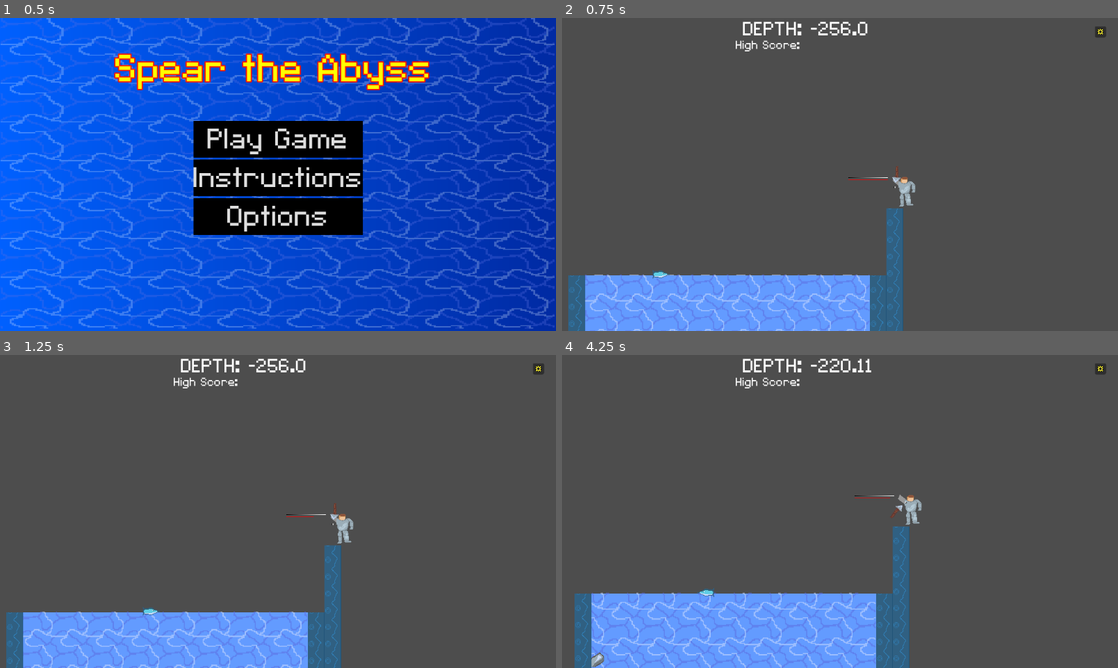
Above: before the commit, frames 1-4 (two rows, left to right).
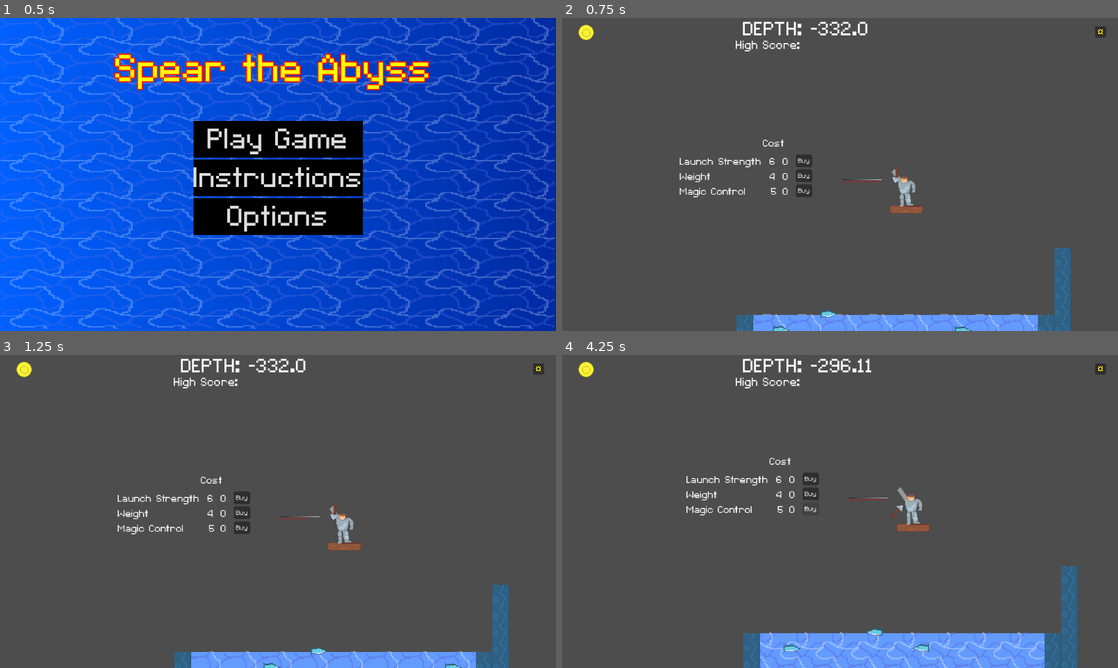
Above: after the commit, the same moments.

Repository: RylanSanders/LudumDare57
Game: Godot game, scene res://UI/MainMenu.tscn
Two runs of this game, one before a commit and one after it. Both use one fixed random seed, a clock stepped at 60 frames per second and the inputs below.
Inputs (mouse positions are in pixels of both pictures, inside the frame that each line leads up to):
- Up to frame 1 (0.5 s): no input
- Up to frame 2 (0.75 s): click "Play Game" at 0.5 s
- Up to frame 3 (1.25 s): no input
- Up to frame 4 (4.25 s): click (806, 498) at 1.25 s, where only the run after the commit has a clickable "Buy"; click (806, 511) at 2 s, where only the run after the commit has a clickable "Buy"; click (806, 527) at 2.75 s, where only the run after the commit has a clickable "Buy"; hold D (right) from 3.53 s (still down); tap Space (launch) at 3.6 s

Frame 1 is identical in both runs. In frame 2, 14% of the frame differs, in the area x 1-92%, y 1-100%; in frame 3, 14%; in frame 4, 18%, in the area x 2-93%, y 2-100%.

Commit message:
Add Shop and Upgrades

Diff:
--- a/Main.tscn
+++ b/Main.tscn
@@ -14,6 +14,10 @@
 [ext_resource type="Script" uid="uid://drp248qd7btqs" path="res://knight_arm.gd" id="10_c6i3y"]
 [ext_resource type="AudioStream" uid="uid://1mkcguaba20d" path="res://sounds/water-[AudioTrimmer.com].mp3" id="11_j4qnp"]
 [ext_resource type="Texture2D" uid="uid://dcv07elj2lfo2" path="res://knight/knight.png" id="12_c2ibq"]
+[ext_resource type="Texture2D" uid="uid://4wddww3wcd4d" path="res://knight/GoldCoin.png" id="13_j4qnp"]
+[ext_resource type="Texture2D" uid="uid://bbfq45cjpoy5k" path="res://knight/Platform.png" id="16_fpfj3"]
+[ext_resource type="Script" uid="uid://dce4uhpowhrek" path="res://shop.gd" id="16_sc1dx"]
+[ext_resource type="PackedScene" uid="uid://8cohpgf4so2m" path="res://Obstacles/Scenes/Fish.tscn" id="18_kjvhd"]
 
 [sub_resource type="Gradient" id="Gradient_fos0i"]
 
@@ -50,18 +54,13 @@
 sources/0 = SubResource("TileSetAtlasSource_3dxm6")
 
 [sub_resource type="RectangleShape2D" id="RectangleShape2D_3dxm6"]
-size = Vector2(326, 12)
+size = Vector2(548, 20)
 
 [sub_resource type="PhysicsMaterial" id="PhysicsMaterial_uu6xs"]
 absorbent = true
 
-[sub_resource type="Gradient" id="Gradient_3dxm6"]
-
-[sub_resource type="GradientTexture1D" id="GradientTexture1D_lgr22"]
-gradient = SubResource("Gradient_3dxm6")
-
 [sub_resource type="CircleShape2D" id="CircleShape2D_3dxm6"]
-radius = 6.0
+radius = 8.0
 
 [node name="GameController" type="Node2D"]
 texture_filter = 1
@@ -70,10 +69,10 @@
 pause_menu = ExtResource("3_5vvyt")
 
 [node name="LaunchStrengthProgressBar" type="TextureProgressBar" parent="."]
-offset_left = 215.0
-offset_top = -251.0
-offset_right = 290.0
-offset_bottom = -245.0
+offset_left = -117.0
+offset_top = -323.0
+offset_right = -42.0
+offset_bottom = -317.0
 value = 90.0
 texture_under = SubResource("GradientTexture1D_3dxm6")
 texture_progress = SubResource("GradientTexture1D_trn2v")
@@ -94,12 +93,12 @@
 [node name="WaterStartArea" type="Area2D" parent="MapController/StartingMap"]
 
 [node name="CollisionShape2D" type="CollisionShape2D" parent="MapController/StartingMap/WaterStartArea"]
-position = Vector2(96, -59)
+position = Vector2(-15, -55)
 shape = SubResource("RectangleShape2D_3dxm6")
 
 [node name="Spear" type="RigidBody2D" parent="."]
 z_index = 3
-position = Vector2(307, -256)
+position = Vector2(-14, -332)
 physics_material_override = SubResource("PhysicsMaterial_uu6xs")
 gravity_scale = 0.1
 center_of_mass_mode = 1
@@ -123,11 +122,6 @@
 [node name="Forward" type="Node2D" parent="Spear"]
 position = Vector2(-3.66, 24.785)
 
-[node name="Sprite2D" type="Sprite2D" parent="Spear/Forward"]
-position = Vector2(-0.340004, -1.785)
-scale = Vector2(0.0117188, 3.215)
-texture = SubResource("GradientTexture1D_lgr22")
-
 [node name="Left" type="Node2D" parent="Spear"]
 position = Vector2(-14.15, 0)
 
@@ -137,7 +131,7 @@
 [node name="SpearTipArea" type="Area2D" parent="Spear"]
 
 [node name="CollisionShape2D" type="CollisionShape2D" parent="Spear/SpearTipArea"]
-position = Vector2(-1, 9)
+position = Vector2(-1, 7)
 shape = SubResource("CircleShape2D_3dxm6")
 
 [node name="Handle" type="Node2D" parent="Spear"]
@@ -181,21 +175,137 @@
 theme_override_font_sizes/font_size = 30
 text = "High Score: "
 
+[node name="Sprite2D" type="Sprite2D" parent="CanvasLayer"]
+position = Vector2(50, 30)
+texture = ExtResource("13_j4qnp")
+
+[node name="GoldLabel" type="Label" parent="CanvasLayer"]
+offset_left = 70.0
+offset_top = 15.0
+offset_right = 125.0
+offset_bottom = 46.0
+theme_override_font_sizes/font_size = 30
+
 [node name="Knight" type="Sprite2D" parent="."]
 z_index = 2
 texture_filter = 1
-position = Vector2(324, -224)
+position = Vector2(3, -300)
 texture = ExtResource("12_c2ibq")
 
 [node name="KnightArm" type="Line2D" parent="."]
 texture_repeat = 2
-position = Vector2(325.122, -223.886)
+position = Vector2(4.12231, -299.886)
 scale = Vector2(0.719424, 0.942857)
 points = PackedVector2Array(-23.53, -23, -6, -8)
 default_color = Color(0.590441, 0.590441, 0.590441, 1)
 texture_mode = 1
 script = ExtResource("10_c6i3y")
-random_offset = Vector2(-340, 230)
+random_offset = Vector2(-20, 290)
+
+[node name="Shop" type="Node2D" parent="."]
+script = ExtResource("16_sc1dx")
+
+[node name="Launch" type="Node2D" parent="Shop"]
+
+[node name="LaunchStrengthButton" type="Button" parent="Shop/Launch"]
+offset_left = -206.0
+offset_top = -370.0
+offset_right = -175.0
+offset_bottom = -346.0
+focus_mode = 0
+text = "Buy"
+
+[node name="Label" type="Label" parent="Shop/Launch"]
+offset_left = -428.0
+offset_top = -368.0
+offset_right = -220.0
+offset_bottom = -336.0
+theme_override_font_sizes/font_size = 24
+text = "Launch Strength  6"
+
+[node name="LaunchValLabel" type="Label" parent="Shop/Launch"]
+offset_left = -231.0
+offset_top = -368.0
+offset_right = -191.0
+offset_bottom = -317.0
+theme_override_font_sizes/font_size = 24
+text = "0
+"
+
+[node name="Weight" type="Node2D" parent="Shop"]
+position = Vector2(0, 28.675)
+
+[node name="WeightButton" type="Button" parent="Shop/Weight"]
+offset_left = -206.0
+offset_top = -370.0
+offset_right = -175.0
+offset_bottom = -346.0
+focus_mode = 0
+text = "Buy"
+
+[node name="Label" type="Label" parent="Shop/Weight"]
+offset_left = -428.0
+offset_top = -368.0
+offset_right = -220.0
+offset_bottom = -336.0
+theme_override_font_sizes/font_size = 24
+text = "Weight              4"
+
+[node name="WeightValLabel" type="Label" parent="Shop/Weight"]
+offset_left = -231.0
+offset_top = -368.0
+offset_right = -191.0
+offset_bottom = -317.0
+theme_override_font_sizes/font_size = 24
+text = "0
+"
+
+[node name="Magic" type="Node2D" parent="Shop"]
+position = Vector2(0, 57.43)
+
+[node name="MagicButton" type="Button" parent="Shop/Magic"]
+offset_left = -206.0
+offset_top = -370.0
+offset_right = -175.0
+offset_bottom = -346.0
+focus_mode = 0
+text = "Buy"
+
+[node name="Label" type="Label" parent="Shop/Magic"]
+offset_left = -428.0
+offset_top = -368.0
+offset_right = -220.0
+offset_bottom = -336.0
+theme_override_font_sizes/font_size = 24
+text = "Magic Control      5"
+
+[node name="MagicValLabel" type="Label" parent="Shop/Magic"]
+offset_left = -231.0
+offset_top = -368.0
+offset_right = -191.0
+offset_bottom = -317.0
+theme_override_font_sizes/font_size = 24
+text = "0
+"
+
+[node name="CostLabel" type="Label" parent="Shop"]
+offset_left = -269.0
+offset_top = -403.0
+offset_right = -228.0
+offset_bottom = -352.0
+theme_override_font_sizes/font_size = 24
+text = "Cost
+"
+
+[node name="Platform" type="Sprite2D" parent="."]
+position = Vector2(5, -265)
+texture = ExtResource("16_fpfj3")
+
+[node name="Fish" parent="." instance=ExtResource("18_kjvhd")]
+position = Vector2(-267, -33)
 
 [connection signal="area_entered" from="Spear/SpearTipArea" to="Spear" method="_on_spear_tip_area_area_entered"]
 [connection signal="pressed" from="CanvasLayer/PauseButton" to="." method="_on_pause_button_pressed"]
+[connection signal="pressed" from="Shop/Launch/LaunchStrengthButton" to="Shop" method="_on_launch_strength_button_pressed"]
+[connection signal="pressed" from="Shop/Weight/WeightButton" to="Shop" method="_on_weight_button_pressed"]
+[connection signal="pressed" from="Shop/Magic/MagicButton" to="Shop" method="_on_magic_button_pressed"]
--- a/MapSection1.tscn
+++ b/MapSection1.tscn
@@ -40,6 +40,7 @@
 
 [node name="MapSection1" type="Node2D"]
 script = ExtResource("1_i03o3")
+fish_prob = 0.3
 fish_scn = ExtResource("2_d87u3")
 plank_scn = ExtResource("3_xkiw8")
 seaweed_scn = ExtResource("4_2n71d")
--- a/Obstacles/Scenes/Fish.tscn
+++ b/Obstacles/Scenes/Fish.tscn
@@ -9,6 +9,7 @@
 
 [node name="Fish" type="Area2D"]
 script = ExtResource("1_5uvof")
+gold_value = 2
 
 [node name="CollisionShape2D" type="CollisionShape2D" parent="."]
 position = Vector2(0, -2)
--- a/Obstacles/Scenes/fish.gd
+++ b/Obstacles/Scenes/fish.gd
@@ -14,3 +14,8 @@
 func _on_body_entered(body: Node2D) -> void:
 	is_going_right = not is_going_right
 	sprite.flip_h= not is_going_right
+
+func _on_obstacle_entered(area: Area2D) -> void:
+	super._on_obstacle_entered(area)
+	if area.name =="SpearTipArea":
+		queue_free()
--- a/Obstacles/obstacle_base.gd
+++ b/Obstacles/obstacle_base.gd
@@ -2,9 +2,11 @@
 
 class_name obstacle_base
 @export var durability:float = 10
+@export var gold_value:int = 0
 
 func _on_obstacle_entered(area: Area2D) -> void:
 	if area.name == "SpearTipArea":
 		var params:obstacle_params  = obstacle_params.new()
 		params.durability = durability
+		params.gold_value = gold_value
 		area.get_parent().hit_obstacle(params)
--- a/Obstacles/obstacle_params.gd
+++ b/Obstacles/obstacle_params.gd
@@ -2,3 +2,4 @@
 class_name obstacle_params
 
 var durability:float
+var gold_value: int = 0
--- a/UI/DeathMenu.tscn
+++ b/UI/DeathMenu.tscn
@@ -14,7 +14,7 @@
 offset_top = 4.0
 offset_right = 168.0
 offset_bottom = 58.0
-text = "You failed to kill the lord of the depths!"
+text = "That's as deep as you'll go!"
 horizontal_alignment = 1
 autowrap_mode = 2
 
--- a/game_controller.gd
+++ b/game_controller.gd
@@ -1,18 +1,24 @@
 extends Node2D
+
+class_name game_controller
 
 @export var death_menu:PackedScene
 @export var pause_menu:PackedScene
 @onready var spear:Node2D = get_node("Spear")
 @onready var depth_label:Label = get_node("CanvasLayer/DepthLabel")
 @onready var high_score_label: Label = get_node("CanvasLayer/HighScoreLabel")
+@onready var gold_label: Label = get_node("CanvasLayer/GoldLabel")
 
 var DEPTH_LABEL := "DEPTH: "
 var HIGH_SCORE_LABEL := "HIGH SCORE: "
 var HIGH_SCORE_VAR := "high_score"
 var SCORES_SECTION_VAR := "scores"
+var GOLD_VAR := "gold"
+var GOLD_SECTION_VAR := "currency"
 var cnf_path:= "user://scores.ini"
 var current_high_score:=0.0
 var last_high_score:=0.0
+var current_gold := 0
 
 var last_pause_menu: PopupMenu
 
@@ -20,6 +26,7 @@
 	get_tree().paused=true
 	var new_death_menu :PopupMenu = death_menu.instantiate()
 	record_high_score()
+	record_gold()
 	new_death_menu.GameController=self
 	add_child(new_death_menu)
 
@@ -32,9 +39,14 @@
 		conf.set_value(SCORES_SECTION_VAR,HIGH_SCORE_VAR, current_high_score)
 		var error := conf.save(cnf_path)
 
+func record_gold() -> void:
+	var conf := ConfigFile.new()
+	conf.set_value(GOLD_SECTION_VAR,GOLD_VAR, current_gold)
+	var error := conf.save(cnf_path)
 
 func _ready() -> void:
 	get_saved_high_score()
+	get_saved_gold()
 
 func get_saved_high_score():
 	var conf := ConfigFile.new()
@@ -45,6 +57,15 @@
 		current_high_score = last_high_score
 		high_score_label.text = HIGH_SCORE_LABEL + str(current_high_score)
 
+func get_saved_gold():
+	var conf := ConfigFile.new()
+
+	var error := conf.load(cnf_path)
+	if error==OK:
+		var saved_gold = conf.get_value(GOLD_SECTION_VAR,GOLD_VAR,0  )
+		current_gold = saved_gold
+		gold_label.text =  str(saved_gold)
+
 func retry()  -> void:
 	get_tree().paused=false
 	get_tree().reload_current_scene()
@@ -52,6 +73,7 @@
 
 
 func main_menu()  -> void:
+	record_gold()
 	get_tree().paused=false
 	get_tree().change_scene_to_file("res://UI/MainMenu.tscn")
 
@@ -76,3 +98,16 @@
 	add_child(last_pause_menu)
 
 	last_pause_menu.popup_centered()
+
+func add_gold(num: int):
+	current_gold += num
+	if gold_label != null:
+		gold_label.text = str(current_gold)
+
+func remove_gold(num:int):
+	current_gold -= num
+	gold_label.text = str(current_gold)
+
+
+func _on_magic_button_pressed() -> void:
+	pass # Replace with function body.
--- /dev/null
+++ b/shop.gd
@@ -0,0 +1,72 @@
+extends Node2D
+
+class_name shop
+var UPGRADES_SECTION := "upgrades"
+var LAUNCH_VAR := "launch"
+var WEIGHT_VAR := "weight"
+var MAGIC_VAR := "magic"
+var cnf_path:= "user://upgrades.ini"
+
+@onready var GameController:game_controller = get_node("..")
+
+var launch := 0
+var launch_cost := 6
+var weight := 0
+var weight_cost := 4
+var magic := 0
+var magic_cost := 5
+@onready var LaunchVal: Label = get_node("Launch/LaunchValLabel")
+@onready var WeightVal: Label = get_node("Weight/WeightValLabel")
+@onready var MagicVal: Label = get_node("Magic/MagicValLabel")
+
+func record_upgrade_var() -> void:
+	var conf := ConfigFile.new()
+	conf.set_value(UPGRADES_SECTION,LAUNCH_VAR, launch)
+	conf.set_value(UPGRADES_SECTION,WEIGHT_VAR, weight)
+	conf.set_value(UPGRADES_SECTION,MAGIC_VAR, magic)
+	var error := conf.save(cnf_path)
+
+func reset():
+	launch = 0
+	magic = 0
+	weight = 0
+	record_upgrade_var()
+
+func load_values():
+	var conf := ConfigFile.new()
+
+	var error := conf.load(cnf_path)
+	if error==OK:
+		launch = conf.get_value(UPGRADES_SECTION,LAUNCH_VAR,0)
+		LaunchVal.text = str(launch)
+		weight = conf.get_value(UPGRADES_SECTION,WEIGHT_VAR,0)
+		WeightVal.text = str(weight)
+		magic = conf.get_value(UPGRADES_SECTION,MAGIC_VAR,0)
+		MagicVal.text = str(magic)
+
+func _ready() -> void:
+	load_values()
+
+
+func _on_launch_strength_button_pressed() -> void:
+	if GameController.current_gold >= launch_cost:
+		launch+=1
+		LaunchVal.text = str(launch)
+		GameController.remove_gold(launch_cost)
+		record_upgrade_var()
+
+
+func _on_weight_button_pressed() -> void:
+	if GameController.current_gold >= weight_cost:
+		weight+=1
+		WeightVal.text = str(weight)
+		GameController.remove_gold(weight_cost)
+		record_upgrade_var()
+
+
+func _on_magic_button_pressed() -> void:
+	if GameController.current_gold >= magic_cost:
+		magic+=1
+		MagicVal.text = str(magic)
+		GameController.remove_gold(magic_cost)
+		record_upgrade_var()
--- a/spear.gd
+++ b/spear.gd
@@ -4,8 +4,8 @@
 var is_angling_launch:=true
 var is_strength_launch:=false
 var is_under_water:=false
-var LAUNCH_VEL = 100
-var GRAVITY_SCALE = 0.5
+var LAUNCH_VEL = 10
+var GRAVITY_SCALE = 0.2
 var ANGULAR_ROT_SPEED = 4
 var UNDER_WATER_CONSTANT_UPWARDS_FORCE = -550
 var GAME_OVER_TIME = 1
@@ -16,6 +16,7 @@
 @onready var RightNode:Node2D = get_node("Right")
 @onready var LaunchStrengthBar:TextureProgressBar = get_node("../LaunchStrengthProgressBar")
 @onready var GameController = get_node("..")
+@onready var Shop: shop = get_node("../Shop")
 
 @onready var BreathSound: AudioStreamPlayer = get_node("Audio/Breath")
 @onready var WaterSound: AudioStreamPlayer = get_node("Audio/Water")
@@ -36,7 +37,7 @@
 		elif is_strength_launch:
 			gravity_scale=GRAVITY_SCALE
 			is_strength_launch = false
-			var launch_vel = (ForwardNode.global_position-global_position).normalized() * LAUNCH_VEL * (LaunchStrengthBar.value/5)
+			var launch_vel = (ForwardNode.global_position-global_position).normalized() * LAUNCH_VEL * (LaunchStrengthBar.value/5)* (Shop.launch+1)
 			apply_impulse(launch_vel)
 			BreathSound.play()
 	if not is_angling_launch and not is_strength_launch and is_under_water and linear_velocity.y<1:
@@ -54,20 +55,22 @@
 
 var TEMP_MOVE_FORCE := 200
 var FAKE_GRAVITY := 200
+var WEIGHT_AMPLIFIER := 30
 var MOVE_ANGULAR_VEL := 1
+var MAGIC_MODIFIER = 1
 func _integrate_forces(state: PhysicsDirectBodyState2D) -> void:
 
 	if not is_angling_launch and not is_strength_launch:
-		var fake_gravity = (ForwardNode.global_position-global_position).normalized() * FAKE_GRAVITY
+		var fake_gravity = (ForwardNode.global_position-global_position).normalized() * FAKE_GRAVITY + (Vector2(0, 1)*(WEIGHT_AMPLIFIER * Shop.weight))
 		state.apply_force(fake_gravity)
 		if Input.is_action_pressed("left"):
 			var left_vec = (LeftNode.global_position-global_position).normalized()
 			#state.apply_force(left_vec * TEMP_MOVE_FORCE)
-			state.angular_velocity = MOVE_ANGULAR_VEL
+			state.angular_velocity = MOVE_ANGULAR_VEL * MAGIC_MODIFIER * (Shop.magic+1)
 		elif Input.is_action_pressed("right"):
 			var right_vec = (RightNode.global_position-global_position).normalized()
 			#state.apply_force(right_vec * TEMP_MOVE_FORCE)
-			state.angular_velocity = -MOVE_ANGULAR_VEL
+			state.angular_velocity = -MOVE_ANGULAR_VEL * MAGIC_MODIFIER * (Shop.magic+1)
 
 
 
@@ -80,8 +83,10 @@
 		constant_force.y = UNDER_WATER_CONSTANT_UPWARDS_FORCE
 		is_under_water = true
 		WaterSound.play()
+		gravity_scale = GRAVITY_SCALE
 
 
 var durabilityModifier = 1
 func hit_obstacle(params: obstacle_params):
 	apply_impulse(Vector2(0,-params.durability* durabilityModifier))
+	GameController.add_gold(params.gold_value)
Not shown: 1 places in Main.tscn that only renumber resources
Binary file added: knight/GoldCoin.png
Not shown, added: knight/GoldCoin.png.import
Binary file added: knight/Platform.png
Not shown, added: knight/Platform.png.import
Not shown, added: shop.gd.uid
